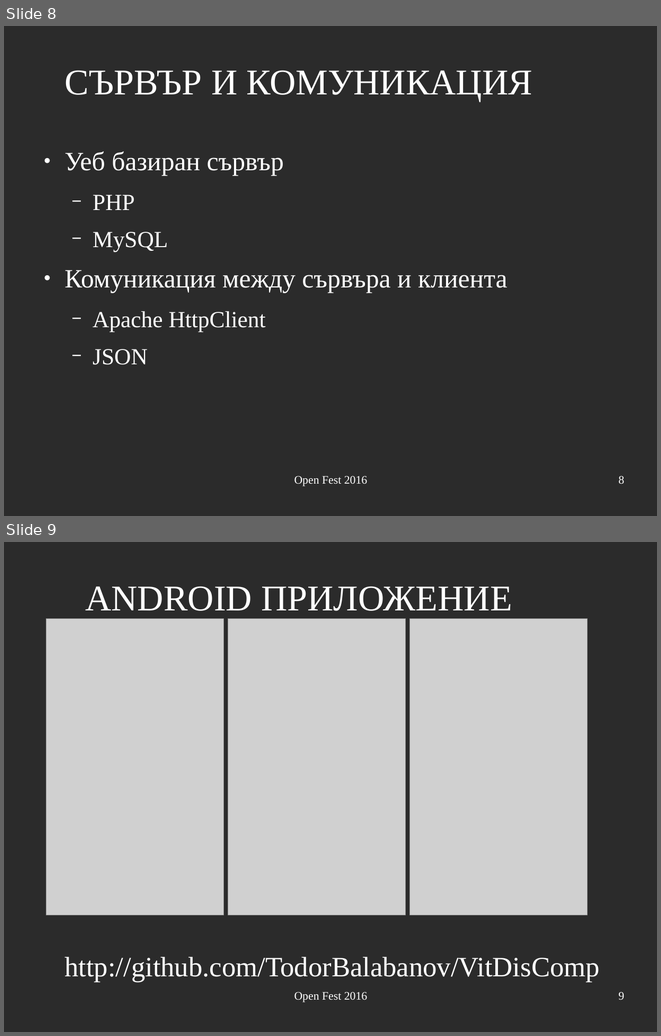
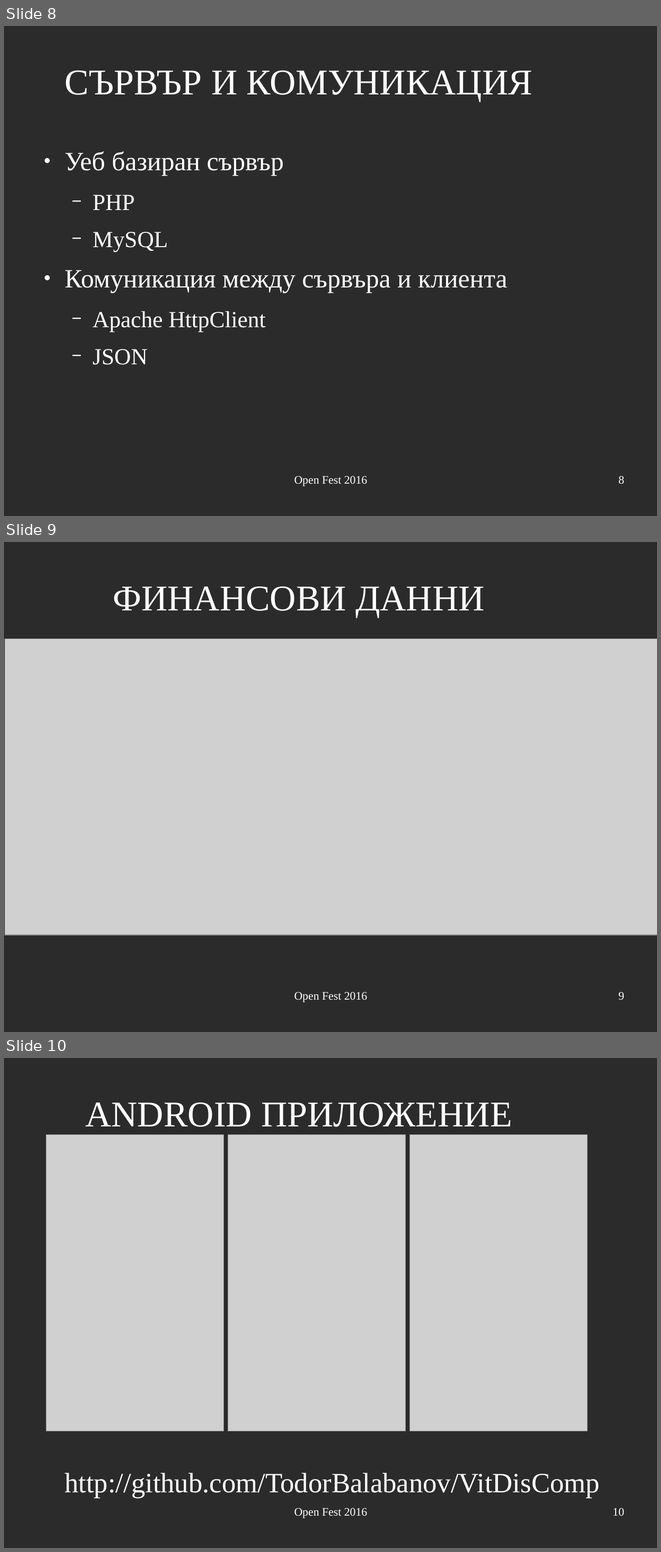
Before and after one commit to VelbazhdSoftwareLLC/Vitosha-Trade-Android-Client, a slide deck: doc/OpenFest2016.odp. Shown one above the other, each under a label of ours: slides 8 and 9 before the commit, slides 8, 9 and 10 after it. The pictures are 661x1036 and 661x1552 pixels, drawn with LibreOffice and Linux fonts; fonts in the diff are those of the drawing; grey boxes stand for pictures; background and template pictures are left out; a plain dark background stands for a picture behind light text. Boxes give left, top, right and bottom in pixels: in the first picture for what was removed or moved away, otherwise in the second. Text is boxed around its words. In the diff, an @@ line names an element or a change of style, - is before the commit and + after.

Commit message:
Slide with FOREX data was added.

```diff
--- a/doc/OpenFest2016.odp
+++ b/doc/OpenFest2016.odp
@@ slide 9 added at box(4, 542, 657, 1032), background picture (left out) @@
@@ title added at box(113, 586, 485, 618), 44 pt, text #FFFFFF @@
+ФИНАНСОВИ ДАННИ
@@ picture added at box(5, 638, 657, 935) @@
@@ text added at box(294, 991, 368, 1002), 14 pt, text #FFFFFF @@
+Open Fest 2016
@@ page number added at box(618, 991, 624, 1000), 14 pt, text #FFFFFF @@
+9
@@ what was slide 9 is now slide 10 @@
@@ page number at box(612, 1507, 624, 1515): text changed @@
-9
+10
```
